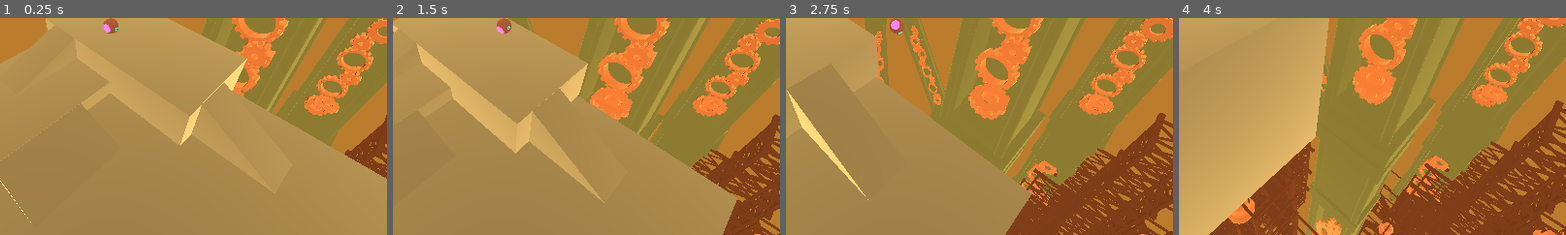
Above: before the commit, frames 1-4 (left to right).
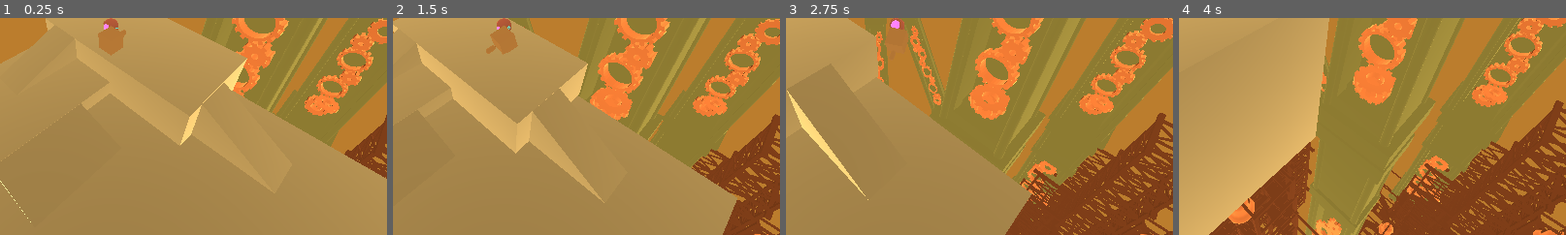
Above: after the commit, the same moments.

Repository: leon-arndt/InnoEngineJam2023
Game: Godot game, scene res://main.tscn
Same seed, same stepped clock (60 frames per second), same inputs: the game is played once before the commit and once after it.
Inputs (mouse positions are % of the whole screen's width and height, from its top left):
- Up to frame 1 (0.25 s): no input
- Up to frame 2 (1.5 s): tap Enter at 0.5 s; move the mouse to (72, 45) at 0.52 s; hold Right (move_right) 0.53-1.25 s; click (72, 45) at 0.67 s; drag from (30, 55) to (45, 70) at 1.27 s
- Up to frame 3 (2.75 s): move the mouse to (60, 28) at 2.02 s; hold Right (move_right) from 2.03 s (still down); click (60, 28) at 2.17 s
- Up to frame 4 (4 s): release Right (move_right) at 2.75 s; drag from (45, 70) to (20, 35) at 2.77 s; move the mouse to (80, 65) at 3.52 s; hold Left (move_left) from 3.53 s (still down); click (80, 65) at 3.67 s
The pictures show only the part of the screen within x 36-86%, y 37-87%; the shares and areas given below are measured in that part.

The runs differ from the first frame. In frame 1, 0.7% of the frame differs, in the area x 25-33%, y 3-18%; in frame 2, 0.6%; in frame 3, 0.1%; in frame 4, nothing differs.

Commit message:
add weapon + aiming and bullet

Diff:
--- a/scenes/player_and_camera.tscn
+++ b/scenes/player_and_camera.tscn
@@ -1,7 +1,8 @@
-[gd_scene load_steps=17 format=3 uid="uid://bf3ycxp5q04g"]
+[gd_scene load_steps=18 format=3 uid="uid://bf3ycxp5q04g"]
 
 [ext_resource type="Script" path="res://PlayerMovement.gd" id="1_ns86o"]
 [ext_resource type="ArrayMesh" uid="uid://ddb2hhegmyp2t" path="res://Asset/MainCharacter.obj" id="2_0dgy7"]
+[ext_resource type="PackedScene" uid="uid://chnx54mms6hub" path="res://scenes/weapon.tscn" id="2_bwdpm"]
 [ext_resource type="Script" path="res://FollowCamera.gd" id="2_vx0lq"]
 [ext_resource type="ArrayMesh" uid="uid://lrfr356geawg" path="res://Asset/MainCharacter__Eye.obj" id="3_4oa4s"]
 [ext_resource type="ArrayMesh" uid="uid://bigwbii4u514p" path="res://Asset/MainCharacter__Gear.obj" id="4_820cu"]
@@ -117,6 +118,12 @@
 
 [node name="Camera3D" type="Camera3D" parent="." node_paths=PackedStringArray("camera_target")]
 transform = Transform3D(0.707107, -0.5, 0.5, 0, 0.707107, 0.707107, -0.707107, -0.5, 0.5, 10, 10, 10)
+current = true
 script = ExtResource("2_vx0lq")
 camera_target = NodePath("../Player")
 camera_offset = Vector3(10, 10, 10)
+
+[node name="Weapon" parent="." node_paths=PackedStringArray("player", "camera") instance=ExtResource("2_bwdpm")]
+transform = Transform3D(1, 0, 0, 0, 1, 0, 0, 0, 1, 0, 0.474264, 0.972998)
+player = NodePath("../Player")
+camera = NodePath("../Camera3D")
--- /dev/null
+++ b/scenes/weapon.tscn
@@ -0,0 +1,25 @@
+[gd_scene load_steps=5 format=3 uid="uid://chnx54mms6hub"]
+
+[ext_resource type="Script" path="res://scripts/weapon.gd" id="1_wrcj7"]
+
+[sub_resource type="BoxMesh" id="BoxMesh_h6s02"]
+
+[sub_resource type="CapsuleMesh" id="CapsuleMesh_3mqbm"]
+
+[sub_resource type="CapsuleShape3D" id="CapsuleShape3D_3qcjw"]
+
+[node name="Weapon" type="Node3D"]
+script = ExtResource("1_wrcj7")
+offset = Vector3(1, 0, 1)
+
+[node name="MeshInstance3D" type="MeshInstance3D" parent="."]
+mesh = SubResource("BoxMesh_h6s02")
+
+[node name="Bullet" type="MeshInstance3D" parent="."]
+transform = Transform3D(0.000308631, 0.000502408, 0.304999, 0.305, -0.000119307, -0.000308435, 0.000118798, 0.305, -0.000502528, 0, 0, -0.916563)
+mesh = SubResource("CapsuleMesh_3mqbm")
+
+[node name="Area3D" type="Area3D" parent="Bullet"]
+
+[node name="CollisionShape3D" type="CollisionShape3D" parent="Bullet/Area3D"]
+shape = SubResource("CapsuleShape3D_3qcjw")
--- /dev/null
+++ b/scripts/weapon.gd
@@ -0,0 +1,46 @@
+extends Node3D
+
+var mouse_sensitivity = 0.002
+const RAY_LENGTH = 20000
+
+@export var player : Node3D
+@export var camera : Camera3D
+@export var offset : Vector3
+
+# Called when the node enters the scene tree for the first time.
+func _ready():
+	#Input.mouse_mode = Input.MOUSE_MODE_CAPTURED # should be moved to main class
+	pass
+
+
+# Called every frame. 'delta' is the elapsed time since the previous frame.
+func _process(delta):
+	position = player.position + offset
+
+
+func _input(event):
+	if (event is InputEventMouseMotion):
+		var mousepos = get_viewport().get_mouse_position()
+		var ballpos = player.global_position
+
+		var space_state = get_world_3d().direct_space_state
+		var from = camera.project_ray_origin(event.position)
+		var to = from + camera.project_ray_normal(event.position) * RAY_LENGTH
+		# use global coordinates, not local to node
+		var query = PhysicsRayQueryParameters3D.create(from, to)
+		var result = space_state.intersect_ray(query)
+		if result.has("position"): # if we hit something
+			var hit_pos = result.position
+			var direction = ballpos - hit_pos
+			print(result)
+			look_at(hit_pos)
+
+		#shoot(direction)
+
+func shoot(dir: Vector3):
+	#var space : PhysicsDirectSpaceState3D = get_world_3d().direct_space_state
+	#var query = PhysicsRayQueryParameters3D.create(position, at)
+	#var collision = space.intersect_ray(query)
+	#if collision:
+		#print(collision.collider.name)
+	print("foo")
Not shown: 1 places in main.tscn that only renumber resources
